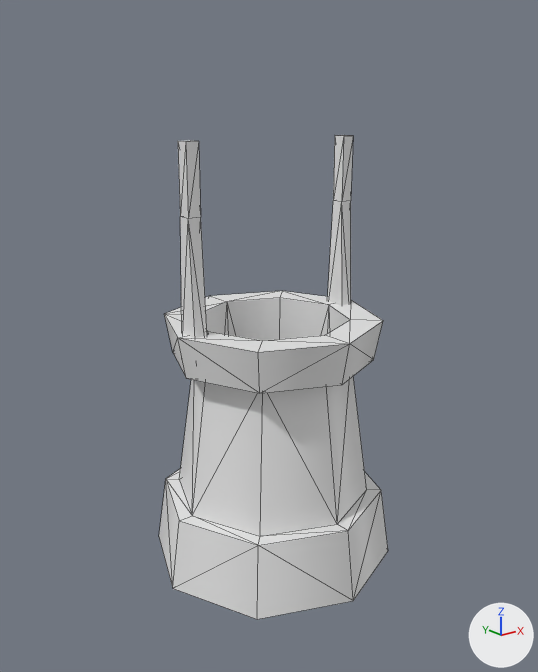
A saved change to the FBX model P4/Source/DigitalArts/Export/Well.FBX.
Rendered twice from a 50 mm lens placed at (-2.32, -2.87, 2.38), pointed at (-0.09, -0.09, 1.27). Every picture has the same lights, and +X, +Y and +Z are marked at lower right. Mesh edges are drawn as thin lines.

In view in the first picture: 'Well'.
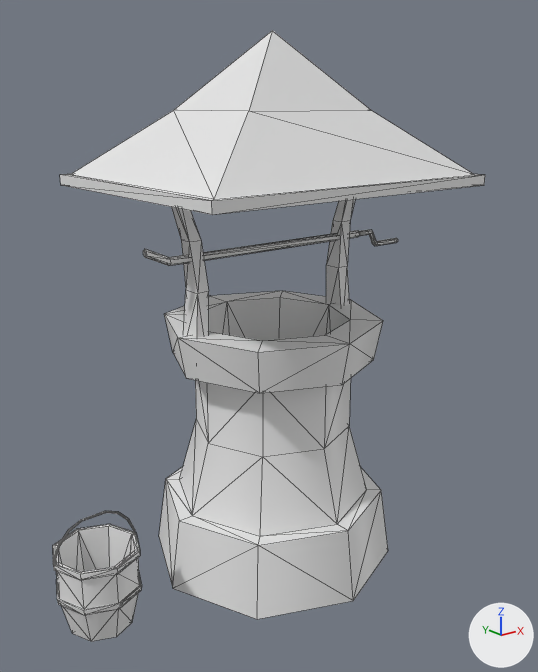
The change, as a diff of the scene's bpy script:
```diff
--- a/P4/Source/DigitalArts/Export/Well.FBX.py
+++ b/P4/Source/DigitalArts/Export/Well.FBX.py
@@ me_mesh @@
 # used by ob_well; location = (0.0, 0.0, 0.892)
-me_mesh.from_pydata(...)  # 89 vertices, 166 faces; spans x -0.65..0.65, y -0.65..0.65, z -0.89..1.33
+me_mesh.from_pydata(...)  # 188 vertices, 356 faces; spans x -0.8..0.92, y -0.65..0.65, z -0.89..1.81
+# me_mesh part 1: a new loose piece of 50 vertices spanning x -0.7..0.92, y -0.02..0.05, z 0.72..0.87
+# me_mesh part 2: a new loose piece of 25 vertices spanning x -0.8..0.8, y -0.65..0.65, z 1.11..1.81
+# me_mesh part 3
+# 4 vertices are removed from x -0.44..0.51, y -0.03..0.03, z 1.0
+# 63 faces are deleted
+# 12 vertices move from x -0.51..0.51, y -0.03..0.03, z 1.0..1.33 to x -0.62..0.62, y -0.05..0.05, z 0.65..1.25
+# 20 vertices are added at x -0.51..0.57, y -0.33..0.33, z -0.17..1.25
+# 8 new vertices lie (0.0, 0.0, -0.38) away from vertices in x -0.41..0.41, y -0.41..0.41, z 0.23
+# 111 new faces join them
@@ me_mesh_001 @@
+me_mesh_001.from_pydata(...)  # 149 vertices, 282 faces; spans x -0.21..0.21, y -0.21..0.21, z -0.2..0.374
@@ ob_bucket @@
+ob_bucket = bpy.data.objects.new('Bucket', me_mesh_001)
+ob_bucket.location = (-1.053, 0.0, 0.2)
```

What differs and where, as boxes (x1, y1, x2, y2) in the pictures (538 x 672 px):
'Well', reshaped (85% wider, 22% taller)
    before: (159, 135, 388, 619)
    after: (60, 30, 485, 619)
'Bucket', added
    after: (53, 511, 142, 642)
part 1 of me_mesh, added
    after: (143, 229, 398, 266)
part 2 of me_mesh, added
    after: (60, 30, 485, 215)
part 3 of me_mesh, built on
    before: (178, 135, 367, 537)
    after: (171, 199, 367, 537)
